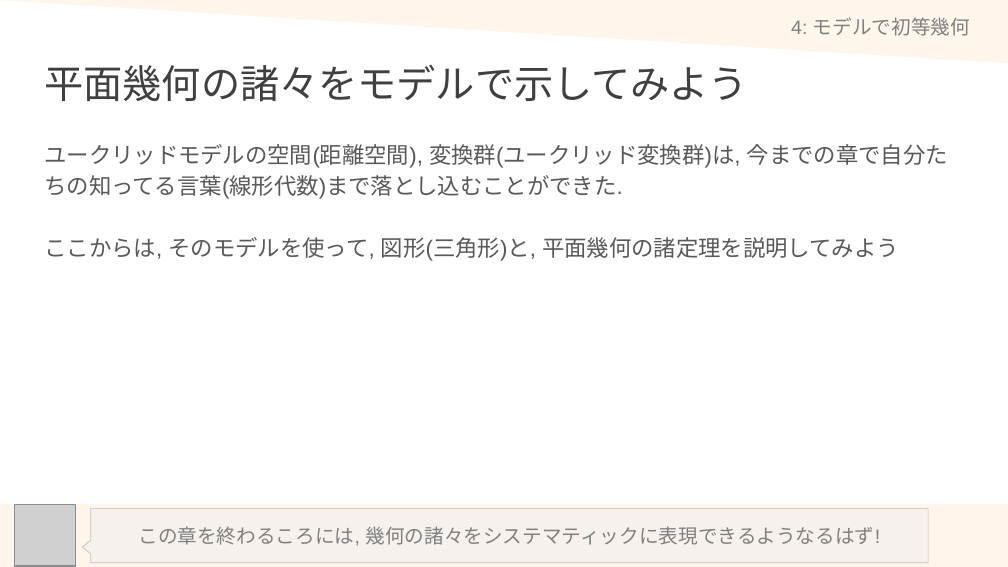
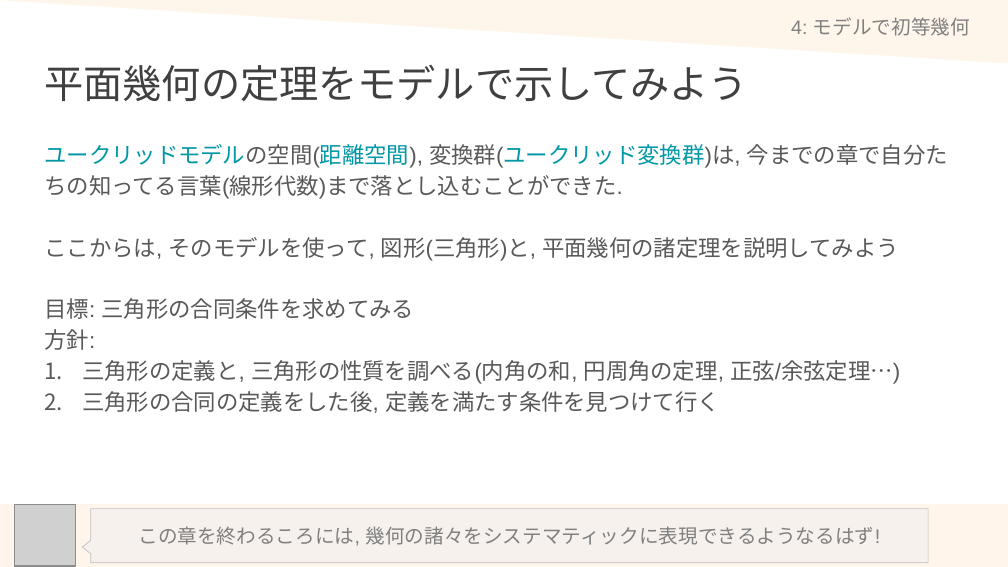
Before and after one commit to math-er/hyperbolic-space, a slide deck: slide 24 of Section2(上半平面とポアンカレ計量)/1-EuclidSpace.pptx. Drawn at 1008x567 pixels with LibreOffice and Linux fonts; fonts in the diff are those of the drawing; grey boxes stand for pictures. Boxes give left, top, right and bottom in pixels: in the first picture for what was removed or moved away, otherwise in the second. Text is boxed around its words. In the diff, an @@ line names an element or a change of style, - is before the commit and + after.

```diff
--- a/Section2(上半平面とポアンカレ計量)/1-EuclidSpace.pptx
+++ b/Section2(上半平面とポアンカレ計量)/1-EuclidSpace.pptx
@@ title at box(44, 65, 747, 101): text changed @@
-平面幾何の諸々をモデルで示してみよう
+平面幾何の定理をモデルで示してみよう
@@ text at box(44, 144, 948, 199): text colour #595959 to #0097A7 in "ユークリッドモデルの空間(距離空間), 変換群(ユークリッド変換群)は," @@
@@ text at box(44, 298, 900, 413): paragraphs added @@
+目標: 三角形の合同条件を求めてみる
+方針:
+1. 三角形の定義と, 三角形の性質を調べる(内角の和, 円周角の定理, 正弦/余弦定理…)
+2. 三角形の合同の定義をした後, 定義を満たす条件を見つけて行く
```
Also in this commit, not shown: 2 other slides changed, 1 other file.
